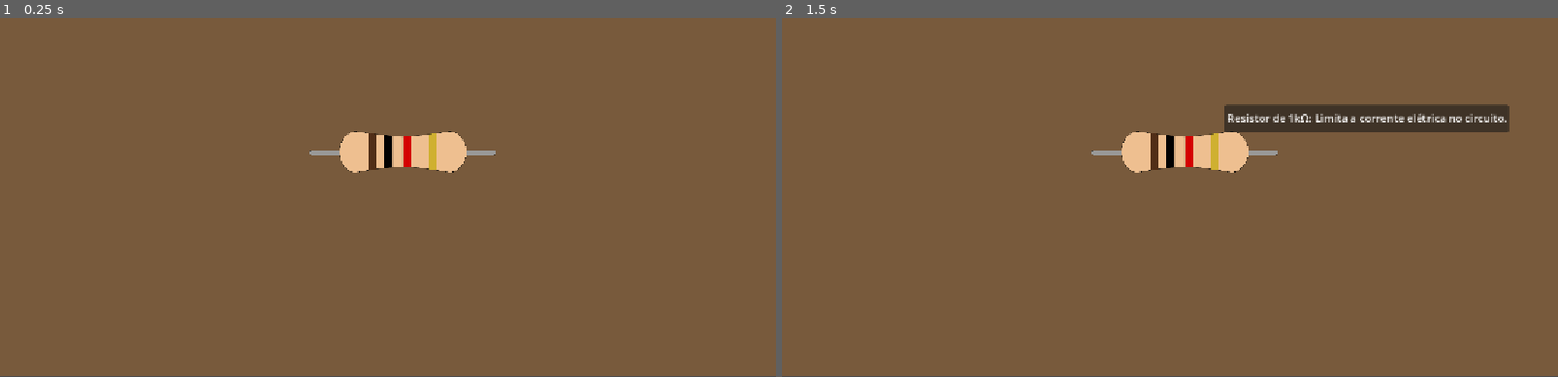
Above: before the commit, frames 1-2 (left to right).
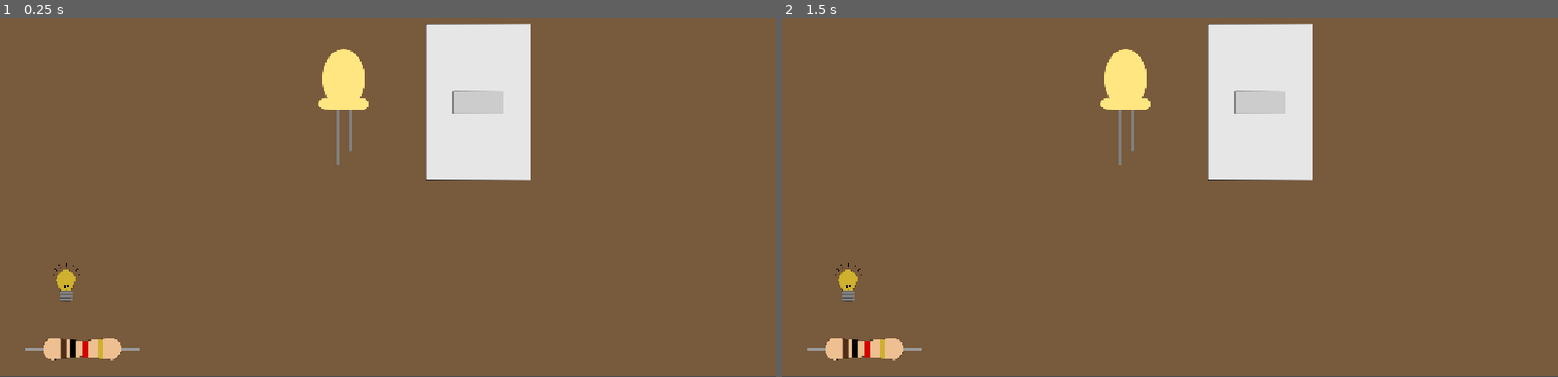
Above: after the commit, the same moments.

Repository: VictorialChaves/VoltQuest
Game: Godot game, scene res://cenas/bancada.tscn
Two runs of this game, one before a commit and one after it. Both use one fixed random seed, a clock stepped at 60 frames per second and the inputs below.
Inputs (mouse positions are in pixels of both pictures, inside the frame that each line leads up to):
- Up to frame 1 (0.25 s): no input
- Up to frame 2 (1.5 s): tap Enter at 0.5 s; move the mouse to (1185, 150) at 0.52 s; click (1185, 150) at 0.67 s; tap Space at 1.25 s; move the mouse to (1014, 179) at 1.27 s; click (1014, 179) at 1.42 s

The runs differ from the first frame. In frame 1, 8.6% of the frame differs, in the area x 3-69%, y 1-96%; in frame 2, 11%, in the area x 3-94%, y 1-96%.

Commit message:
Desenvolvimento do led apagado e led aceso com um interruptor

Diff:
--- /dev/null
+++ b/cenas/bancada.gd
@@ -0,0 +1,26 @@
+extends Node2D # (ou extends Node, dependendo de como foi criado)
+
+# 1. Dizemos para a Bancada onde está o desenho do LED
+@onready var led_sprite = $Led/Sprite2D
+
+# 2. Carregamos as duas imagens da pasta (Confira se os nomes estão exatos!)
+var img_acesa = preload("res://assets/sprites/led_aceso.png")
+var img_apagada = preload("res://assets/sprites/led_apagado.png")
+
+# Variável para controlar se o circuito está ligado ou não
+var circuito_ligado = false
+
+# 3. A função que recebe o clique do interruptor
+func _on_interruptor_input_event(_viewport, event, _shape_idx):
+
+	# Se for um clique do botão esquerdo do mouse...
+	if event is InputEventMouseButton and event.button_index == MOUSE_BUTTON_LEFT and event.pressed:
+
+		# Inverte o estado (se era falso vira verdadeiro, e vice-versa)
+		circuito_ligado = !circuito_ligado
+
+		# Troca a imagem do LED dependendo do estado do circuito
+		if circuito_ligado == true:
+			led_sprite.texture = img_acesa
+		else:
+			led_sprite.texture = img_apagada
--- a/cenas/bancada.tscn
+++ b/cenas/bancada.tscn
@@ -1,8 +1,13 @@
 [gd_scene format=3 uid="uid://wtee0rsrrmqs"]
 
 [ext_resource type="PackedScene" uid="uid://doxgjqw8nrtu5" path="res://cenas/equipamento.tscn" id="1_s4lit"]
+[ext_resource type="Script" uid="uid://uf8x562tx2v2" path="res://cenas/bancada.gd" id="1_wnqrf"]
+[ext_resource type="PackedScene" uid="uid://bj83t8t5o1mgk" path="res://cenas/lampada_dica.tscn" id="2_rxuge"]
+[ext_resource type="PackedScene" uid="uid://brak87vwxfh60" path="res://cenas/led.tscn" id="3_j2uq7"]
+[ext_resource type="PackedScene" uid="uid://bjtfyp6wq4eis" path="res://cenas/interruptor.tscn" id="4_wnqrf"]
 
 [node name="Bancada" type="Node2D" unique_id=304925857]
+script = ExtResource("1_wnqrf")
 
 [node name="ColorRect" type="ColorRect" parent="." unique_id=937604184]
 offset_right = 1152.0
@@ -11,4 +16,15 @@
 color = Color(0.47, 0.3525, 0.235, 1)
 
 [node name="Equipamento" parent="." unique_id=520113793 instance=ExtResource("1_s4lit")]
-position = Vector2(598, 313)
+position = Vector2(123, 606)
+
+[node name="Lampada Dica" parent="." unique_id=99663401 instance=ExtResource("2_rxuge")]
+position = Vector2(27, -22)
+
+[node name="Led" parent="." unique_id=213177727 instance=ExtResource("3_j2uq7")]
+position = Vector2(510, 247)
+
+[node name="Interruptor" parent="." unique_id=1904299547 instance=ExtResource("4_wnqrf")]
+position = Vector2(708, 241)
+
+[connection signal="input_event" from="Interruptor" to="." method="_on_interruptor_input_event"]
--- a/cenas/equipamento.tscn
+++ b/cenas/equipamento.tscn
@@ -10,7 +10,8 @@
 script = ExtResource("1_uly2f")
 
 [node name="Sprite2D" type="Sprite2D" parent="." unique_id=1976324281]
-scale = Vector2(0.4, 0.4)
+position = Vector2(-1.0000038, 0)
+scale = Vector2(0.2466763, 0.21764705)
 texture = ExtResource("2_uly2f")
 
 [node name="CollisionShape2D" type="CollisionShape2D" parent="." unique_id=1313646698]
--- /dev/null
+++ b/cenas/interruptor.tscn
@@ -0,0 +1,18 @@
+[gd_scene format=3 uid="uid://bjtfyp6wq4eis"]
+
+[ext_resource type="Texture2D" uid="uid://c8trfsoxcnjwd" path="res://assets/sprites/interruptor.png" id="1_m7307"]
+
+[sub_resource type="RectangleShape2D" id="RectangleShape2D_6snss"]
+size = Vector2(118.88103, 53.459217)
+
+[node name="Interruptor" type="Area2D" unique_id=1904299547]
+
+[node name="CollisionShape2D" type="CollisionShape2D" parent="." unique_id=1282206738]
+position = Vector2(1.9999998, -2.000004)
+scale = Vector2(0.65611815, 0.6734104)
+shape = SubResource("RectangleShape2D_6snss")
+
+[node name="Sprite2D" type="Sprite2D" parent="." unique_id=1714901881]
+position = Vector2(1.9999962, -1.9999962)
+scale = Vector2(0.65611815, 0.6734104)
+texture = ExtResource("1_m7307")
--- /dev/null
+++ b/cenas/lampada_dica.gd
@@ -0,0 +1,12 @@
+extends Area2D
+
+# Atenção aqui: O nome depois do $ tem que ser igualzinho ao da lista!
+@onready var painel_info = $Painel
+
+func _ready():
+	painel_info.hide()
+
+func _on_input_event(_viewport, event, _shape_idx):
+	if event is InputEventMouseButton and event.button_index == MOUSE_BUTTON_LEFT and event.pressed:
+		print("Clicou na lâm|pada!")
+		painel_info.visible = !painel_info.visible
--- a/cenas/lampada_dica.tscn
+++ b/cenas/lampada_dica.tscn
@@ -1,21 +1,54 @@
 [gd_scene format=3 uid="uid://bj83t8t5o1mgk"]
 
 [ext_resource type="Texture2D" uid="uid://bcpitn3oeu68c" path="res://assets/sprites/lampada.png" id="1_byqnh"]
+[ext_resource type="Script" uid="uid://d2ttmn7jbs04e" path="res://cenas/lampada_dica.gd" id="1_ir38p"]
+[ext_resource type="Texture2D" uid="uid://wcyfteys83rl" path="res://assets/sprites/tolerancia_resistores.jpg" id="2_mbvp0"]
+
+[sub_resource type="RectangleShape2D" id="RectangleShape2D_rxuge"]
+size = Vector2(49.5, 57)
 
 [node name="Lampada Dica" type="Area2D" unique_id=99663401]
+script = ExtResource("1_ir38p")
 
 [node name="Sprite2D" type="Sprite2D" parent="." unique_id=182865948]
+position = Vector2(71.2, 532.05005)
 
 [node name="CollisionShape2D" type="CollisionShape2D" parent="." unique_id=1246921971]
+visible = false
+position = Vector2(70.99998, 534)
+scale = Vector2(0.99999994, 0.99999994)
+shape = SubResource("RectangleShape2D_rxuge")
+debug_color = Color(0, 0.6440002, 0.84, 0.35686275)
 
-[node name="lampada_dica" type="Sprite2D" parent="CollisionShape2D" unique_id=1258416925]
-position = Vector2(1069, 78)
-scale = Vector2(0.2, 0.2)
+[node name="Painel" type="Panel" parent="." unique_id=554656189]
+visible = false
+z_index = 10
+anchors_preset = -1
+offset_left = 519.0
+offset_top = 139.0
+offset_right = 764.0
+offset_bottom = 434.0
+mouse_filter = 2
+metadata/_edit_use_anchors_ = true
+
+[node name="TextureRect" type="TextureRect" parent="Painel" unique_id=393546204]
+layout_mode = 1
+anchors_preset = -1
+anchor_left = 0.057000004
+anchor_top = 0.5
+anchor_right = 0.057000004
+anchor_bottom = 0.5
+offset_left = -288.965
+offset_top = -220.5
+offset_right = 437.035
+offset_bottom = 238.5
+mouse_filter = 2
+texture = ExtResource("2_mbvp0")
+expand_mode = 1
+
+[node name="lampada_dica" type="Sprite2D" parent="." unique_id=1258416925]
+position = Vector2(71, 530)
+scale = Vector2(0.2, 0.2143913)
 texture = ExtResource("1_byqnh")
 
-[node name="Panel" type="Panel" parent="CollisionShape2D/lampada_dica" unique_id=554656189]
-offset_left = -130.00012
-offset_top = -145.0
-offset_right = 114.99988
-offset_bottom = 149.99997
-metadata/_edit_use_anchors_ = true
+[connection signal="input_event" from="." to="." method="_on_input_event"]
--- /dev/null
+++ b/cenas/led.tscn
@@ -0,0 +1,18 @@
+[gd_scene format=3 uid="uid://brak87vwxfh60"]
+
+[ext_resource type="Texture2D" uid="uid://dxysoewp3kwuo" path="res://assets/sprites/led_apagado.png" id="1_h8xge"]
+
+[sub_resource type="RectangleShape2D" id="RectangleShape2D_6snss"]
+size = Vector2(76, 177)
+
+[node name="Led" type="Node2D" unique_id=213177727]
+
+[node name="Sprite2D" type="Sprite2D" parent="." unique_id=1176792566]
+position = Vector2(0, 3.8146973e-06)
+scale = Vector2(0.5730769, 0.6041666)
+texture = ExtResource("1_h8xge")
+
+[node name="CollisionShape2D" type="CollisionShape2D" parent="." unique_id=289486384]
+visible = false
+position = Vector2(0, 1)
+shape = SubResource("RectangleShape2D_6snss")
Binary file added: assets/sprites/interruptor.png
Not shown, added: assets/sprites/interruptor.png.import
Binary file added: assets/sprites/led_aceso.png
Not shown, added: assets/sprites/led_aceso.png.import
Binary file added: assets/sprites/led_apagado.png
Not shown, added: assets/sprites/led_apagado.png.import
Binary file added: bitmap.png
Not shown, added: bitmap.png.import
Not shown, added: cenas/bancada.gd.uid
Not shown, added: cenas/lampada_dica.gd.uid
Not shown, added: Bloco de anotações de Victoria.url
Not shown, added: assets/sprites/interruptor
